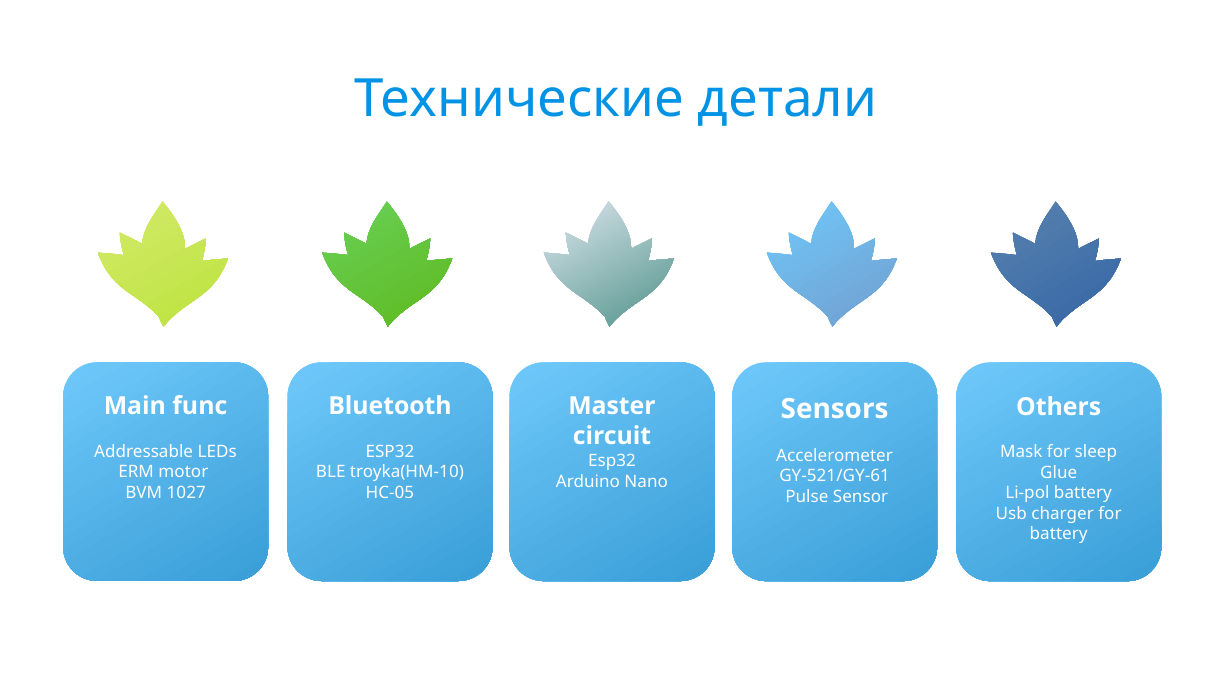
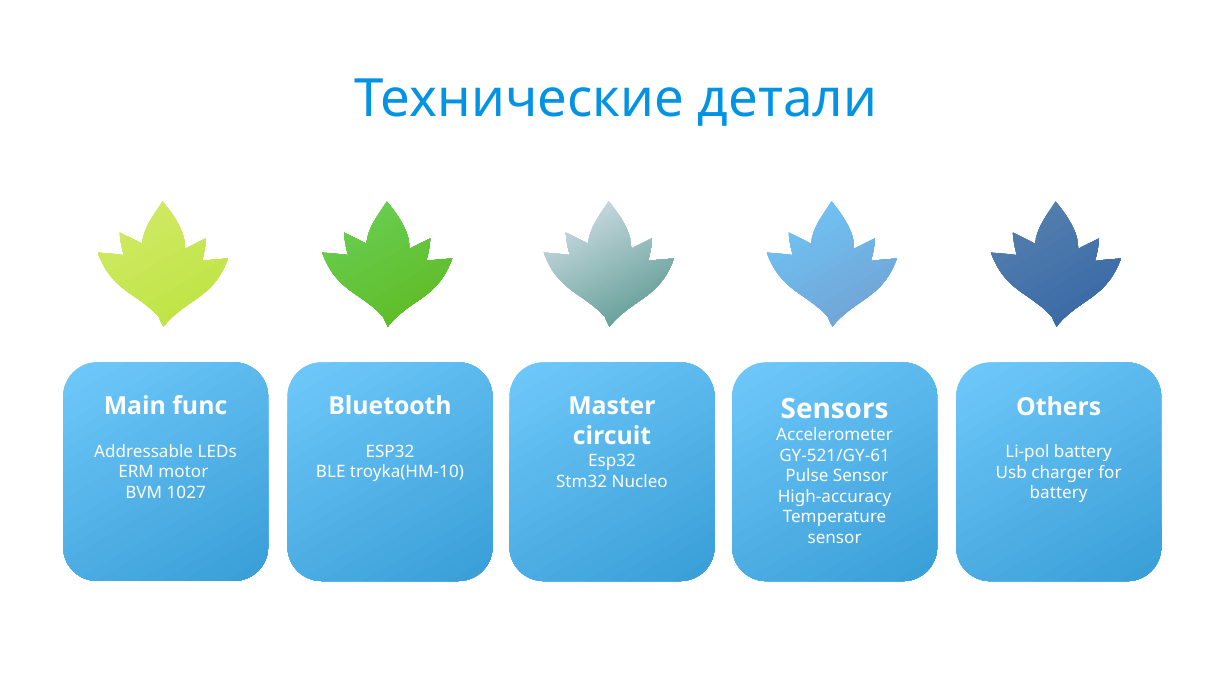
Before and after one commit to z0tedd/Lucid-Dreaming-Mask, a slide deck: slide 3 of Docs/Defenses/2/Untitled 1.odp. Drawn at 1232x693 pixels with LibreOffice and Linux fonts; fonts in the diff are those of the drawing; background and template pictures are left out. Boxes give left, top, right and bottom in pixels: in the first picture for what was removed or moved away, otherwise in the second. Text is boxed around its words. In the diff, an @@ line names an element or a change of style, - is before the commit and + after.

```diff
--- a/Docs/Defenses/2/Untitled 1.odp
+++ b/Docs/Defenses/2/Untitled 1.odp
@@ text in rounded rectangle at box(1000, 444, 1117, 478): paragraphs removed @@
-Mask for sleep
-Glue
@@ text in rounded rectangle at box(556, 474, 668, 487): text changed @@
-Arduino Nano
+Stm32 Nucleo
@@ text in rounded rectangle at box(366, 485, 415, 498): paragraph removed @@
-HC-05
@@ text in rounded rectangle at box(778, 489, 891, 543): paragraphs added @@
+High-accuracy
+Temperature sensor
```
Also in this commit, not shown: 1 other slide changed, 4 slides added, 7 slides removed, 3 other files.
